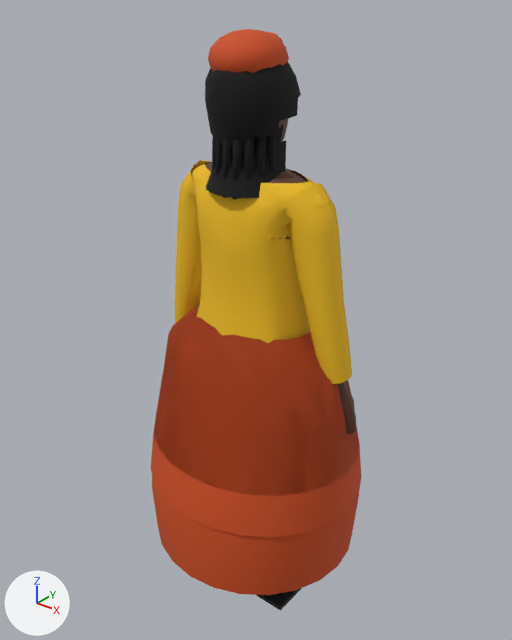
The Blender file blender/chr/chr_femme_ronde.blend: old version first, new version second.
Before and after are seen from a 50 mm camera at (1.154, -1.436, 1.875) aimed at (-0.026, 0.039, 0.96). Arrows for +X, +Y and +Z are at lower left; the lights stay in place. The picture after the commit comes second.

Objects in the first picture: 'chr_afro', 'chr_corps', 'chr_foulard_haut', 'chr_haut', 'chr_haut_long', 'chr_jupe', 'chr_meches', 'chr_pagne_long' and 9 more.
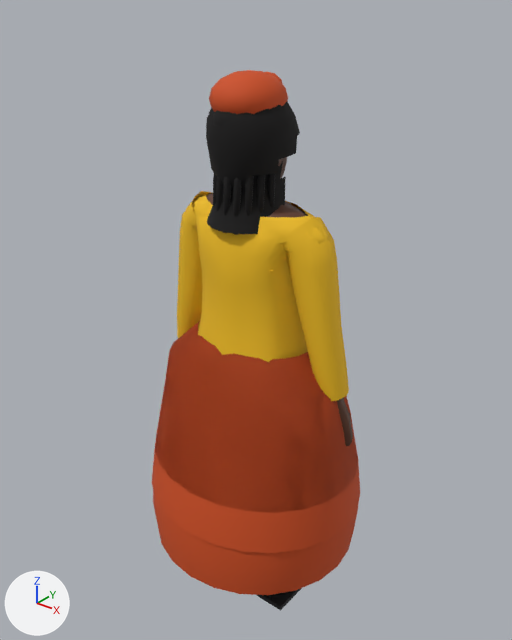
The edits, one by one:
me_chr_corps is used by ob_chr_corps; location (0.0, 0.0, 0.0).
me_chr_corps had 2004 vertices, 2072 faces and spanned x -0.34..0.34, y -0.14..0.16, z -0.02..1.7.
me_chr_corps now has 1972 vertices, 2040 faces and spans x -0.33..0.33, y -0.14..0.17, z -0.02..1.6.
me_chr_corps part 1: the loose piece of 42 vertices spanning x 0.07..0.09, y -0.04..0.01, z 1.53..1.6 is moved by (0.0, 0.0, -0.09).
me_chr_corps part 2: 44 vertices moved within x -0.3..0.3, y -0.01..0.14, z 0.0..1.5; 1327 vertices removed from x -0.34..0.34, y -0.14..0.16, z -0.02..1.7; 1431 vertices added at x -0.33..0.33, y -0.14..0.17, z -0.02..1.6.
Other edits to the shape of me_chr_corps do not show in these pictures.
me_chr_haut is used by ob_chr_haut; location (0.0, 0.0, 0.0).
me_chr_haut had 548 vertices, 488 faces and spanned x -0.264..0.264, y -0.152..0.179, z 0.849..1.413.
me_chr_haut now has 548 vertices, 488 faces and spans x -0.263..0.263, y -0.15..0.185, z 0.791..1.326.
me_chr_haut part 3: 548 of 548 vertices moved; they spanned x -0.264..0.264, y -0.152..0.179, z 0.849..1.413 and now span x -0.263..0.263, y -0.15..0.185, z 0.791..1.326; mean shift (0.0, 0.0, -0.079).
me_chr_haut_long is used by ob_chr_haut_long; location (0.0, 0.0, 0.0).
me_chr_haut_long had 644 vertices, 584 faces and spanned x -0.318..0.318, y -0.154..0.181, z 0.849..1.415.
me_chr_haut_long now has 644 vertices, 584 faces and spans x -0.311..0.311, y -0.152..0.187, z 0.791..1.328.
me_chr_haut_long part 4: 644 of 644 vertices moved; they spanned x -0.318..0.318, y -0.154..0.181, z 0.849..1.415 and now span x -0.311..0.311, y -0.152..0.187, z 0.791..1.328; mean shift (0.0, 0.0, -0.076).
me_chr_jupe is used by ob_chr_jupe; location (0.0, 0.0, 0.0).
me_chr_jupe had 120 vertices, 96 faces and spanned x -0.347..0.347, y -0.313..0.313, z 0.469..0.999.
me_chr_jupe now has 120 vertices, 96 faces and spans x -0.347..0.347, y -0.313..0.313, z 0.411..0.941.
me_chr_jupe part 5: the whole mesh is moved by (0.0, 0.0, -0.058).
me_chr_pagne_long is used by ob_chr_pagne_long; location (0.0, 0.0, 0.0).
me_chr_pagne_long had 144 vertices, 120 faces and spanned x -0.342..0.342, y -0.318..0.318, z 0.24..0.999.
me_chr_pagne_long now has 144 vertices, 120 faces and spans x -0.342..0.342, y -0.318..0.318, z 0.24..0.941.
me_chr_pagne_long part 6: all 120 vertices in x -0.342..0.342, y -0.318..0.318, z 0.399..0.999 are moved by (0.0, 0.0, -0.058).
me_chr_afro is used by ob_chr_afro; location (0.0, 0.0, 0.0).
me_chr_afro had 107 vertices, 85 faces and spanned x -0.114..0.114, y -0.133..0.123, z 1.486..1.726.
me_chr_afro now has 107 vertices, 85 faces and spans x -0.114..0.114, y -0.133..0.123, z 1.392..1.633.
me_chr_afro part 7: the whole mesh is moved by (0.0, 0.0, -0.093).
me_chr_meches is used by ob_chr_meches; location (0.0, 0.0, 0.0).
me_chr_meches had 127 vertices, 101 faces and spanned x -0.106..0.106, y -0.139..0.091, z 1.377..1.706.
me_chr_meches now has 127 vertices, 101 faces and spans x -0.106..0.106, y -0.139..0.091, z 1.284..1.613.
me_chr_meches part 8: the whole mesh is moved by (0.0, 0.0, -0.093).
me_chr_foulard_haut is used by ob_chr_foulard_haut; location (0.0, 0.0, 0.0).
me_chr_foulard_haut had 100 vertices, 112 faces and spanned x -0.091..0.091, y -0.128..0.084, z 1.628..1.761.
me_chr_foulard_haut now has 100 vertices, 112 faces and spans x -0.091..0.091, y -0.128..0.084, z 1.534..1.667.
me_chr_foulard_haut part 9: the whole mesh is moved by (0.0, 0.0, -0.093).

Location of each change, [x1, y1, x2, y2] in pixels of the pictures (512 x 640 px; the box of a moved part takes in the faces that stretch with it):
'chr_pagne_long', reshaped: before [152, 303, 359, 595]; after [153, 490, 358, 595]
'chr_jupe', moved: before [150, 433, 362, 537]; after [152, 321, 360, 553]
'chr_haut_long', reshaped (6% shorter): before [175, 160, 352, 384]; after [177, 191, 349, 401]
'chr_afro', moved: before [205, 62, 301, 151]; after [206, 101, 300, 189]
'chr_foulard_haut', moved: before [208, 29, 289, 73]; after [209, 70, 288, 114]
'chr_meches', moved: before [206, 120, 286, 198]; after [207, 161, 286, 234]
'chr_corps', reshaped (mostly hidden): before [205, 119, 356, 434]; after [206, 157, 353, 446]
'chr_haut', reshaped: before [191, 161, 310, 183]; after [192, 192, 308, 271]
part 1 of me_chr_corps, moved or reshaped (mostly hidden): before [279, 120, 283, 128]; after [278, 158, 283, 166]
part 2 of me_chr_corps, moved or reshaped (mostly hidden): before [205, 119, 356, 434]; after [206, 157, 353, 446]
